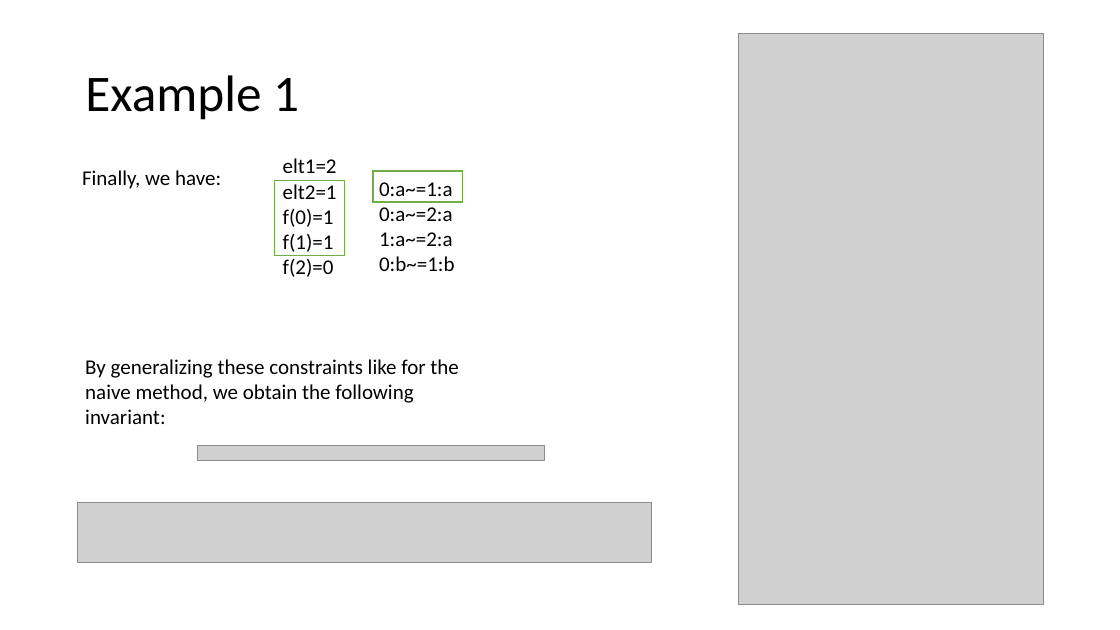
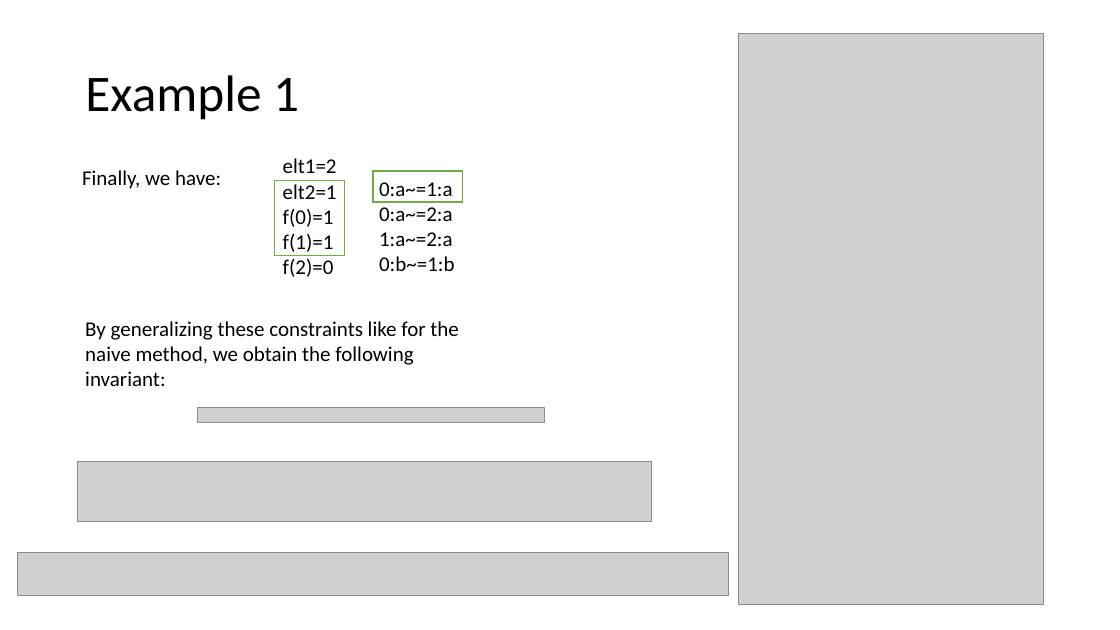
Before and after one commit to tjhance/ivy-research, a slide deck: slide 20 of invariant_synthesis/Invariant Synthesis.pptx. Drawn at 1120x630 pixels with LibreOffice and Linux fonts; fonts in the diff are those of the drawing; grey boxes stand for pictures. Boxes give left, top, right and bottom in pixels: in the first picture for what was removed or moved away, otherwise in the second. Text is boxed around its words. In the diff, an @@ line names an element or a change of style, - is before the commit and + after.

```diff
--- a/invariant_synthesis/Invariant Synthesis.pptx
+++ b/invariant_synthesis/Invariant Synthesis.pptx
@@ text "By generalizing these constraints like ...": place and size @@
-text "By generalizing these constraints like ..." at (85, 359, 458, 424)
+text "By generalizing these constraints like ..." at (85, 321, 458, 386)
@@ picture: place and size @@
-picture at (197, 445, 544, 460)
+picture at (197, 408, 544, 423)
@@ picture: place and size @@
-picture at (77, 502, 652, 562)
+picture at (77, 461, 652, 521)
@@ picture added at (18, 552, 728, 596) @@
```
Also in this commit, not shown: 1 other file.
